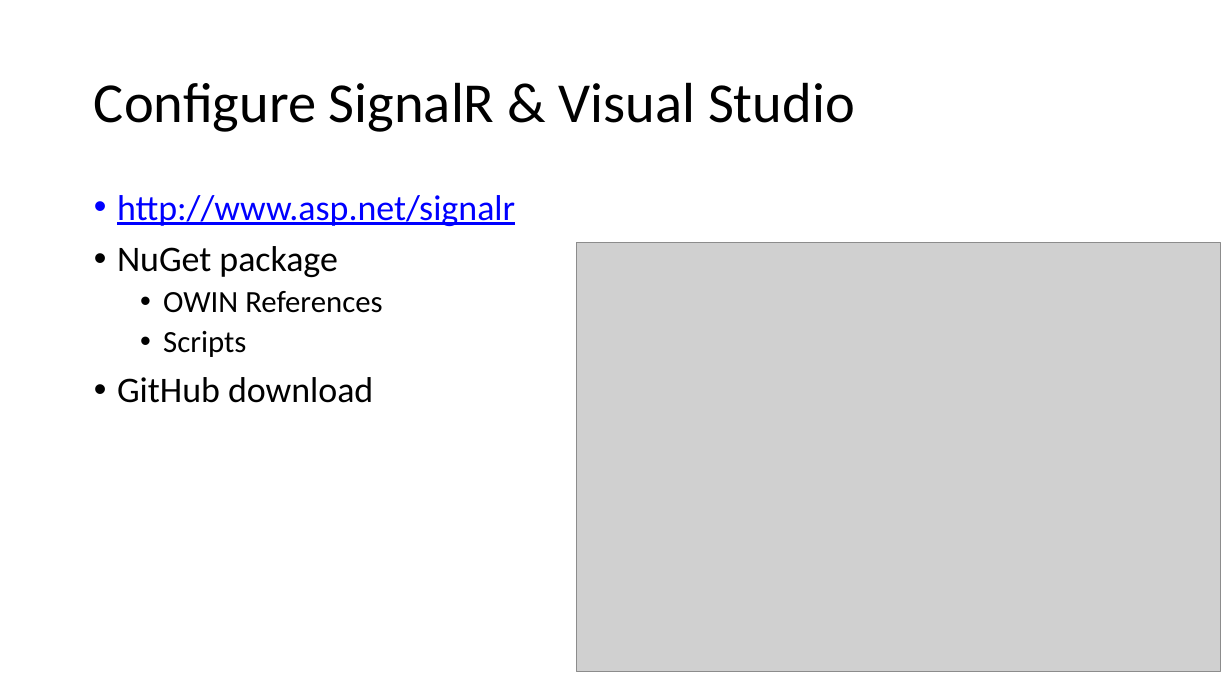
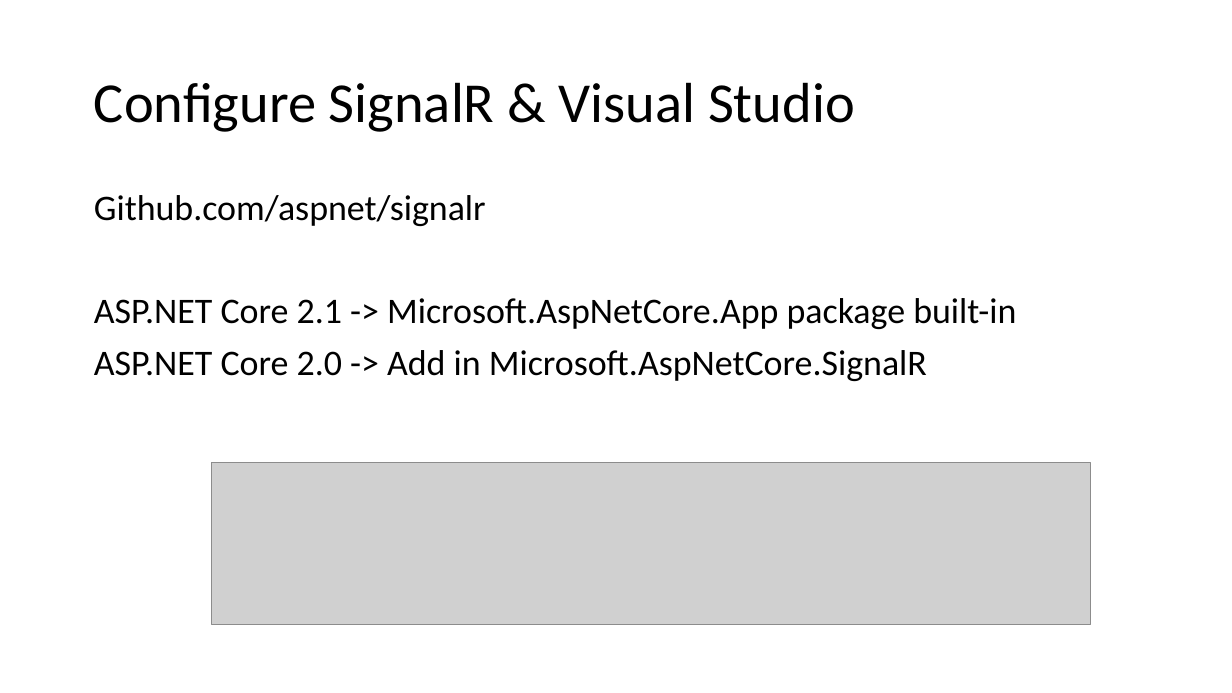
Before and after one commit to BionStt/presentations-2, a slide deck: slide 10 of Build Real Time Software with SignalR.pptx. Drawn at 1232x693 pixels with LibreOffice and Linux fonts; fonts in the diff are those of the drawing; grey boxes stand for pictures. Boxes give left, top, right and bottom in pixels: in the first picture for what was removed or moved away, otherwise in the second. Text is boxed around its words. In the diff, an @@ line names an element or a change of style, - is before the commit and + after.

Commit message:
Core SignalR updates

```diff
--- a/Build Real Time Software with SignalR.pptx
+++ b/Build Real Time Software with SignalR.pptx
@@ text at box(94, 195, 1016, 381): text changed @@
-• http://www.asp.net/signalr
-• NuGet package
-  • OWIN References
-  • Scripts
-• GitHub download
+Github.com/aspnet/signalr
+ASP.NET Core 2.1 -> Microsoft.AspNetCore.App package built-in
+ASP.NET Core 2.0 -> Add in Microsoft.AspNetCore.SignalR
@@ picture removed at box(577, 242, 1221, 672) @@
@@ picture added at box(212, 462, 1091, 624) @@
```
Also in this commit, not shown: 11 other slides changed, 6 slides added, 6 slides removed.
